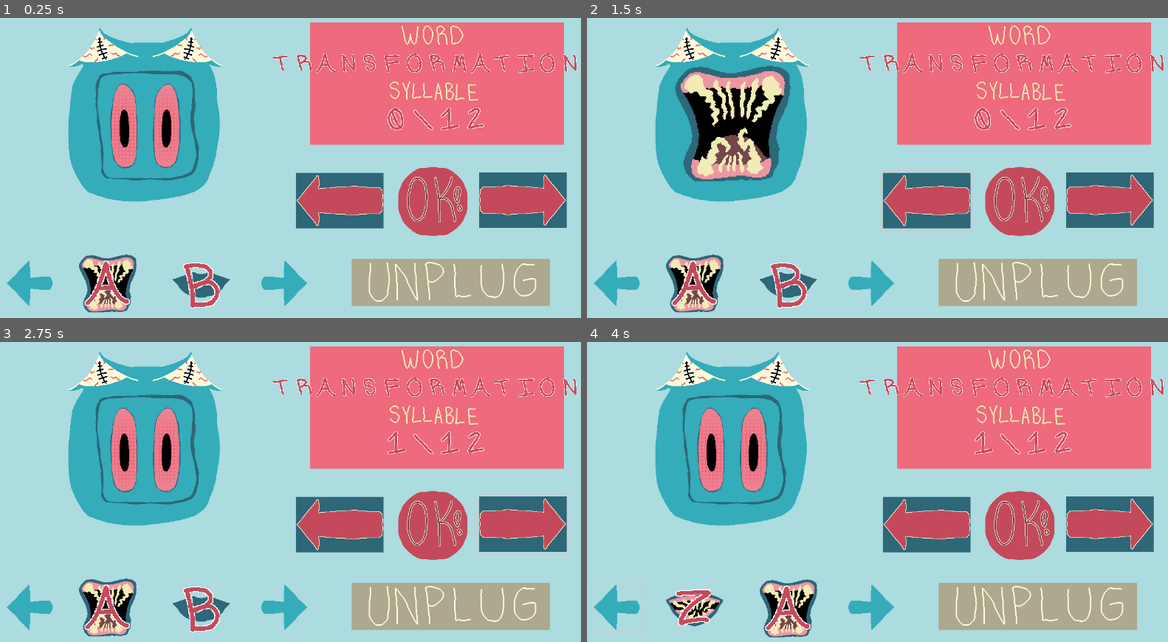
Above: before the commit, frames 1-4 (two rows, left to right).
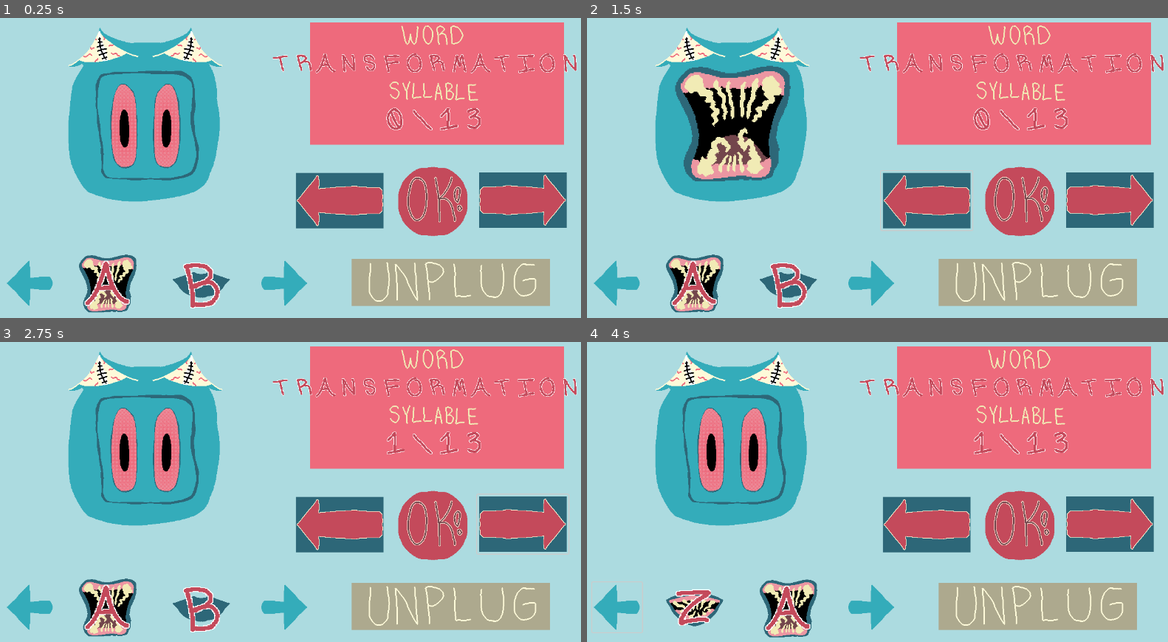
Above: after the commit, the same moments.

Repository: sym-z/speech-and-spell
Game: Godot game, scene res://scenes/load_scene.tscn
The game is run twice, just before and just after one commit, with the same random seed, the same clock (stepped at 60 frames per second) and the same inputs. The engine's default icon, where the game draws it, is replaced by a stand-in: a white triangle on a blue panel in a dark square.
Inputs (mouse positions are in pixels of both pictures, inside the frame that each line leads up to):
- Up to frame 1 (0.25 s): no input
- Up to frame 2 (1.5 s): click (1022, 201) at 0.5 s; click (923, 201) at 1.25 s
- Up to frame 3 (2.75 s): click (522, 525) at 2 s
- Up to frame 4 (4 s): click (1040, 606) at 2.75 s; click (616, 606) at 3.5 s

The runs differ from the first frame. In frame 1, 0.3% of the frame differs, in the area x 66-84%, y 29-38%; in frame 2, 0.3%; in frame 3, 0.3%; in frame 4, 0.3%.

Commit message:
Better alignment of word progress. Fixed incorrect pronouciation.

Diff:
--- a/game-code/speech-and-spell/scenes/build_scene.tscn
+++ b/game-code/speech-and-spell/scenes/build_scene.tscn
@@ -291,14 +291,14 @@
 
 [node name="Current Syllable" type="RichTextLabel" parent="Word Select/Text"]
 layout_mode = 0
-offset_left = 851.0
+offset_left = 820.0
 offset_top = 240.0
-offset_right = 916.0
+offset_right = 900.0
 offset_bottom = 280.0
 scale = Vector2(3.605, 3.605)
 theme_override_fonts/normal_font = ExtResource("38_wqlps")
 bbcode_enabled = true
-text = "[center]0/12[/center]"
+text = "[center]0/14[/center]"
 
 [node name="Inventory" type="Node2D" parent="."]
 
--- a/game-code/speech-and-spell/scripts/Globals.gd
+++ b/game-code/speech-and-spell/scripts/Globals.gd
@@ -17,6 +17,7 @@
 	INDEX.R,
 	INDEX.M,
 	INDEX.A,
+	INDEX.Y,
 	INDEX.SH,
 	INDEX.U,
 	INDEX.N]
@@ -26,10 +27,12 @@
 ## The current index in the selections array that the player is selecting.
 var currSound : int = 0;
 ## Special case for prototype TRANSFORMATION
-var totalSounds : int = 12;
+var totalSounds : int
+#int(totalSounds)
 
 
 func _ready():
+	totalSounds = CORRECT_ANSWERS.size()-1
 	print(INDEX)
 	for i in range(0,totalSounds + 1):
 		# Fill selections with empty sounds
--- a/game-code/speech-and-spell/scripts/build_scene.gd
+++ b/game-code/speech-and-spell/scripts/build_scene.gd
@@ -10,6 +10,8 @@
 
 func _ready():
 	print("Build")
+	var format = "[center]%d/%d[/center]"
+	wordProgressText.text = format % [Globals.currSound,Globals.totalSounds]
 
 
 func _input(event):
